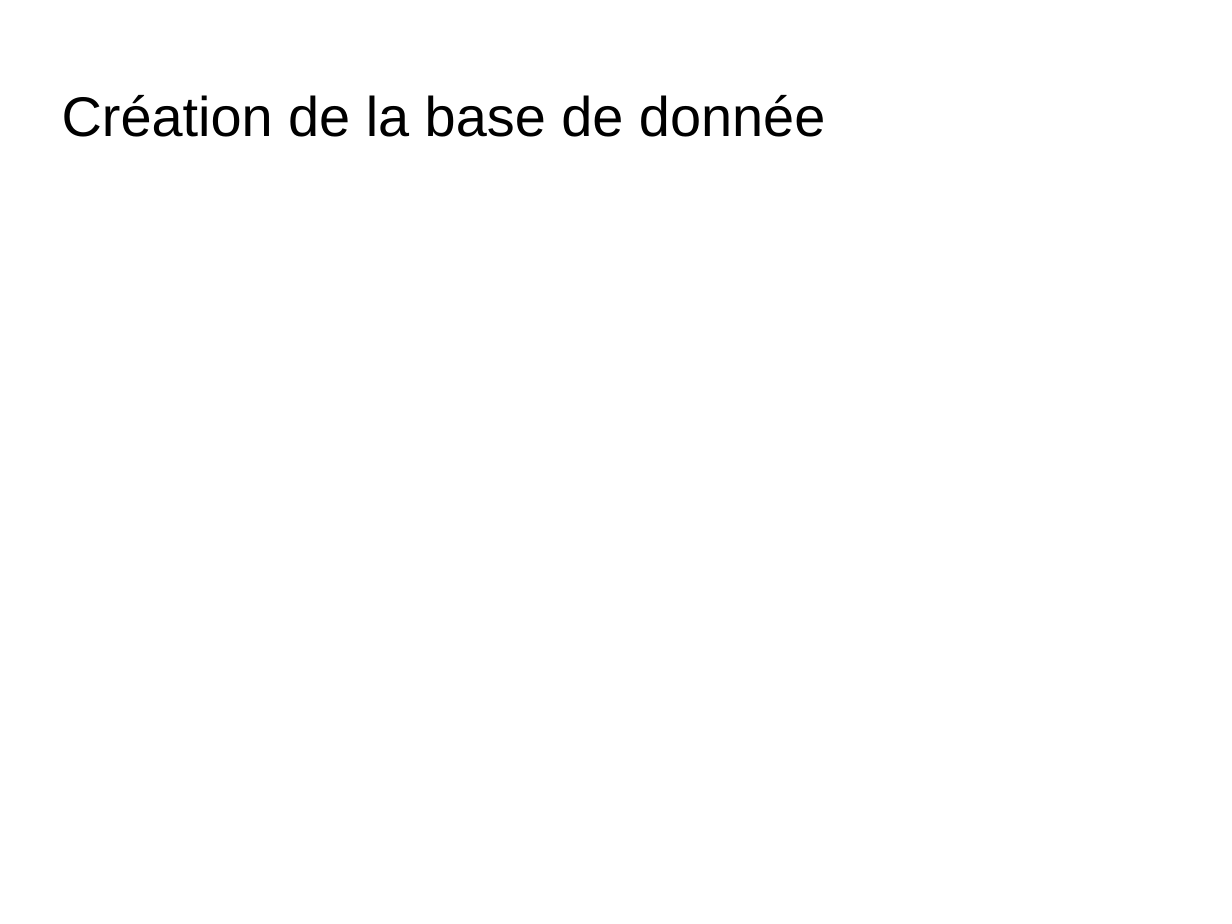
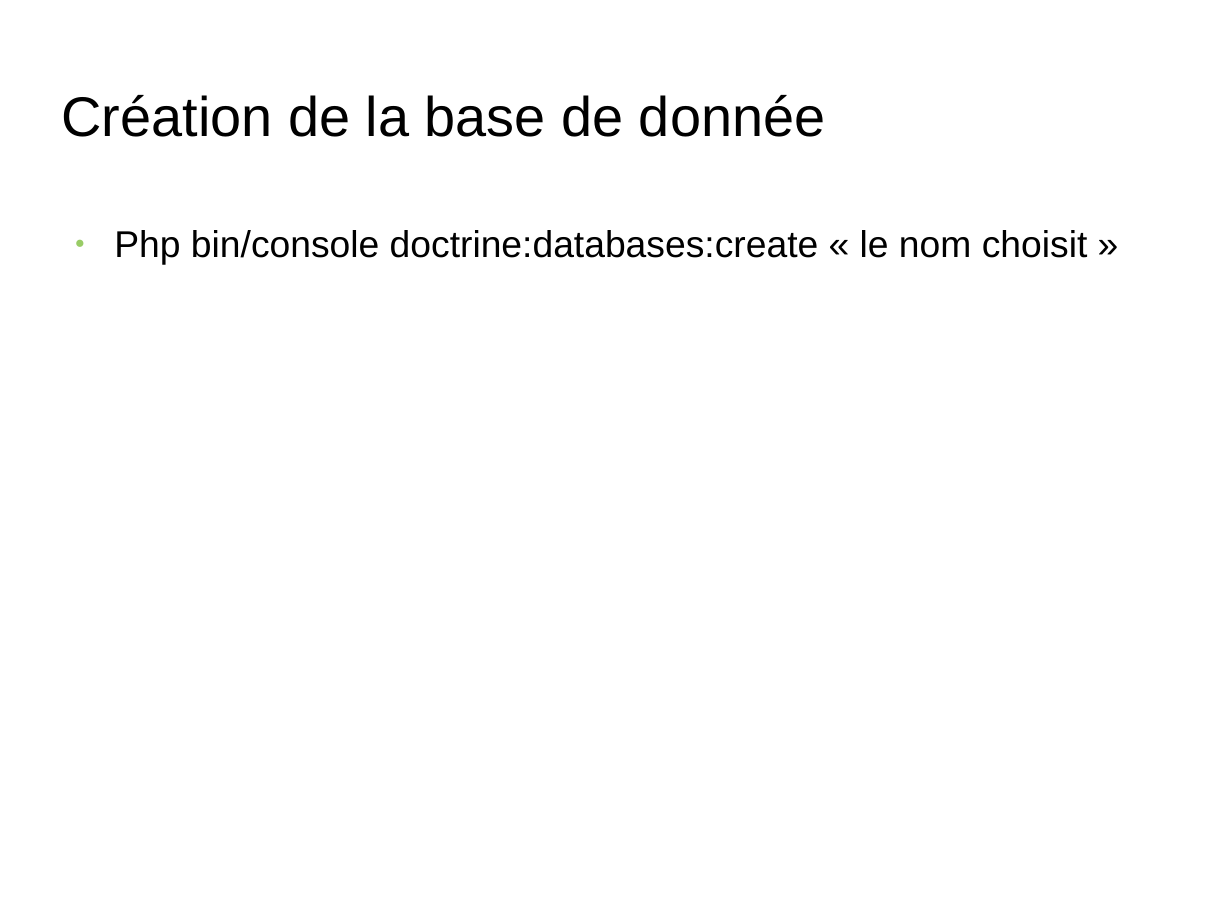
Before and after one commit to ClementM0512/Projet_Ortho, a slide deck: slide 6 of diapo karl Bourgault.odp. Drawn at 1232x924 pixels with LibreOffice and Linux fonts; fonts in the diff are those of the drawing; background and template pictures are left out. Boxes give left, top, right and bottom in pixels: in the first picture for what was removed or moved away, otherwise in the second. Text is boxed around its words. In the diff, an @@ line names an element or a change of style, - is before the commit and + after.

```diff
--- a/diapo karl Bourgault.odp
+++ b/diapo karl Bourgault.odp
@@ text added at bbox=[114, 230, 1088, 265], 24 pt, text #000000 @@
+● Php bin/console doctrine:databases:create « le nom choisit »
```
Also in this commit, not shown: 8 other files.
